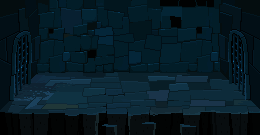
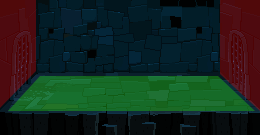
Before/after of a 260 x 135 layered artwork. What changed in the layer stack:
showed group "Areas" (4 layers) over <box>0,0,260,111</box>
